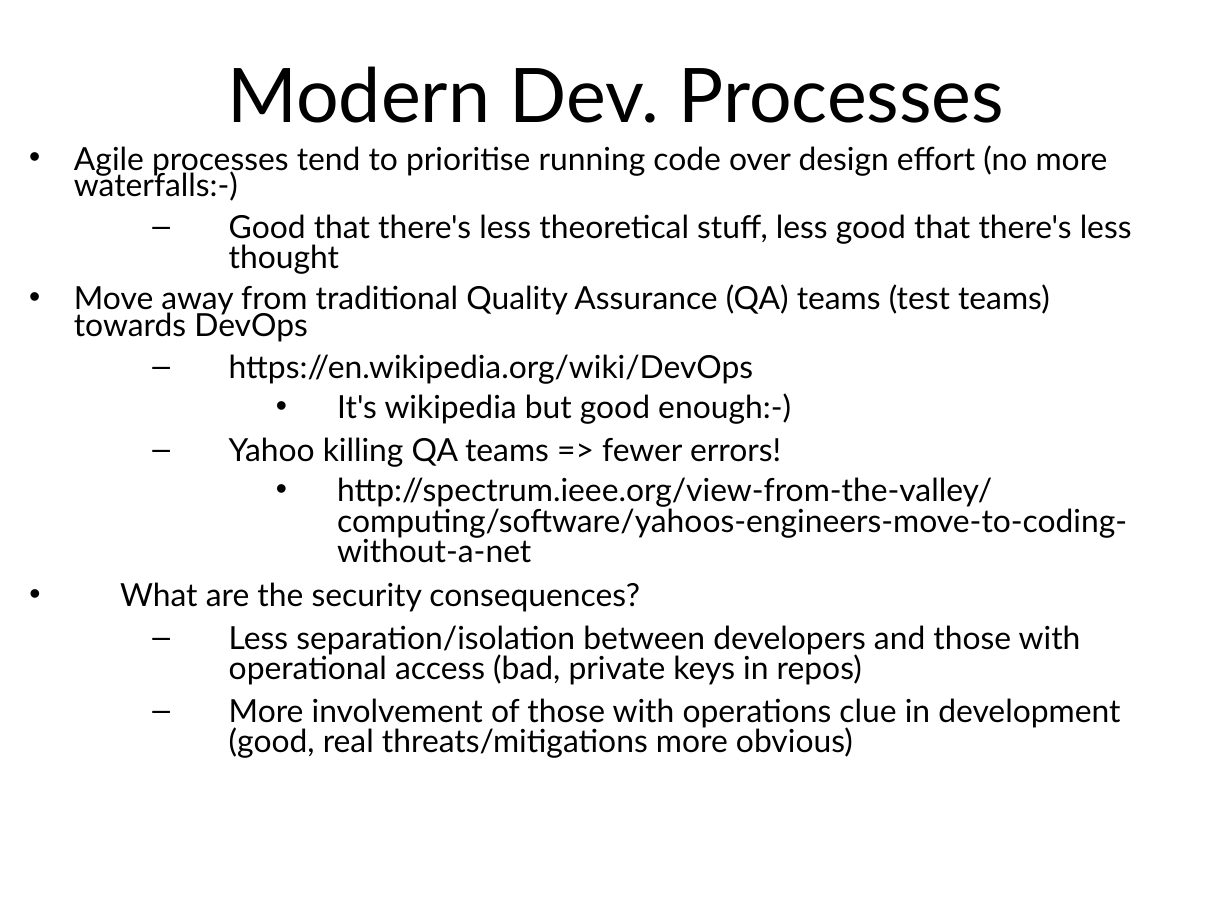
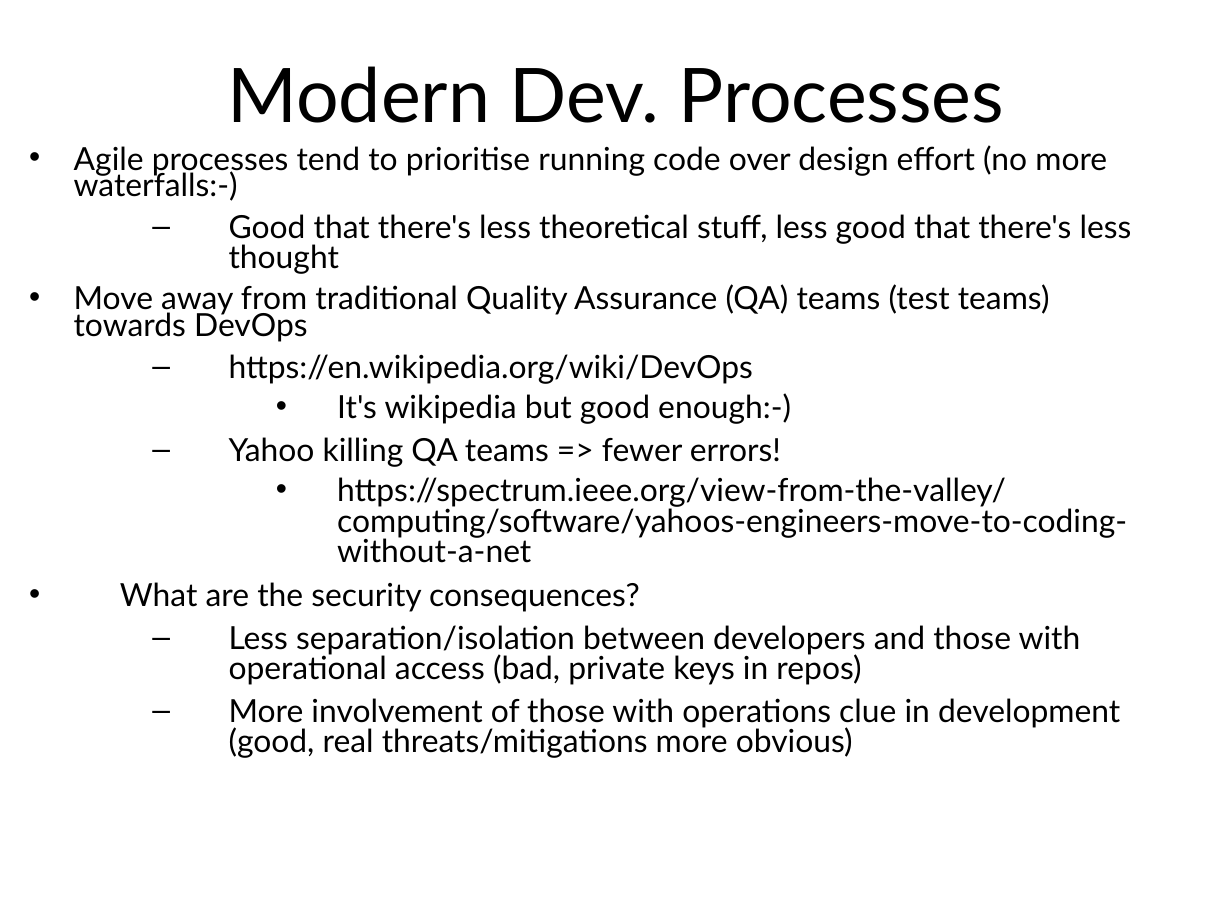
Before and after one commit to sftcd/cs7053, a slide deck: slide 20 of 2016lectures/07.5-developing.ppt. Drawn at 1232x924 pixels with LibreOffice and Linux fonts; fonts in the diff are those of the drawing. Boxes give left, top, right and bottom in pixels: in the first picture for what was removed or moved away, otherwise in the second. Text is boxed around its words. In the diff, an @@ line names an element or a change of style, - is before the commit and + after.

```diff
--- a/2016lectures/07.5-developing.ppt
+++ b/2016lectures/07.5-developing.ppt
@@ text at box(337, 477, 1127, 563): text changed @@
-    • http://spectrum.ieee.org/view-from-the-valley/computing/software/yahoos-engineers-move-to-coding-without-a-net
+    • https://spectrum.ieee.org/view-from-the-valley/computing/software/yahoos-engineers-move-to-coding-without-a-net
```
Also in this commit, not shown: 1 other slide changed, 1 slide added, 4 other files.
